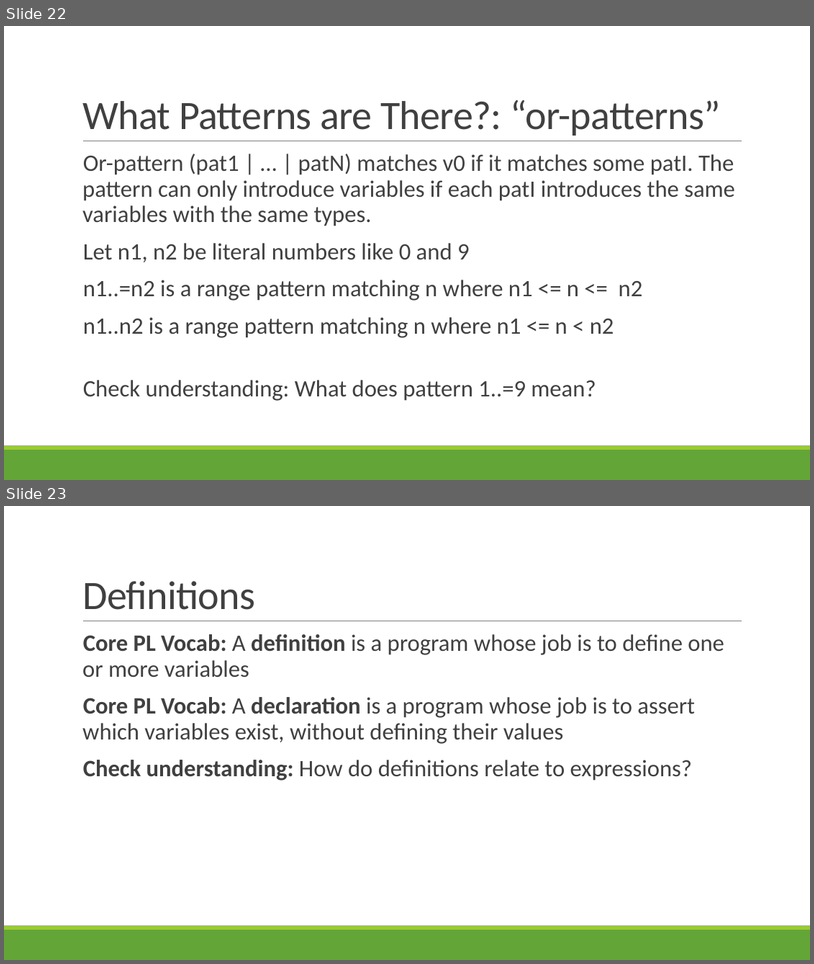
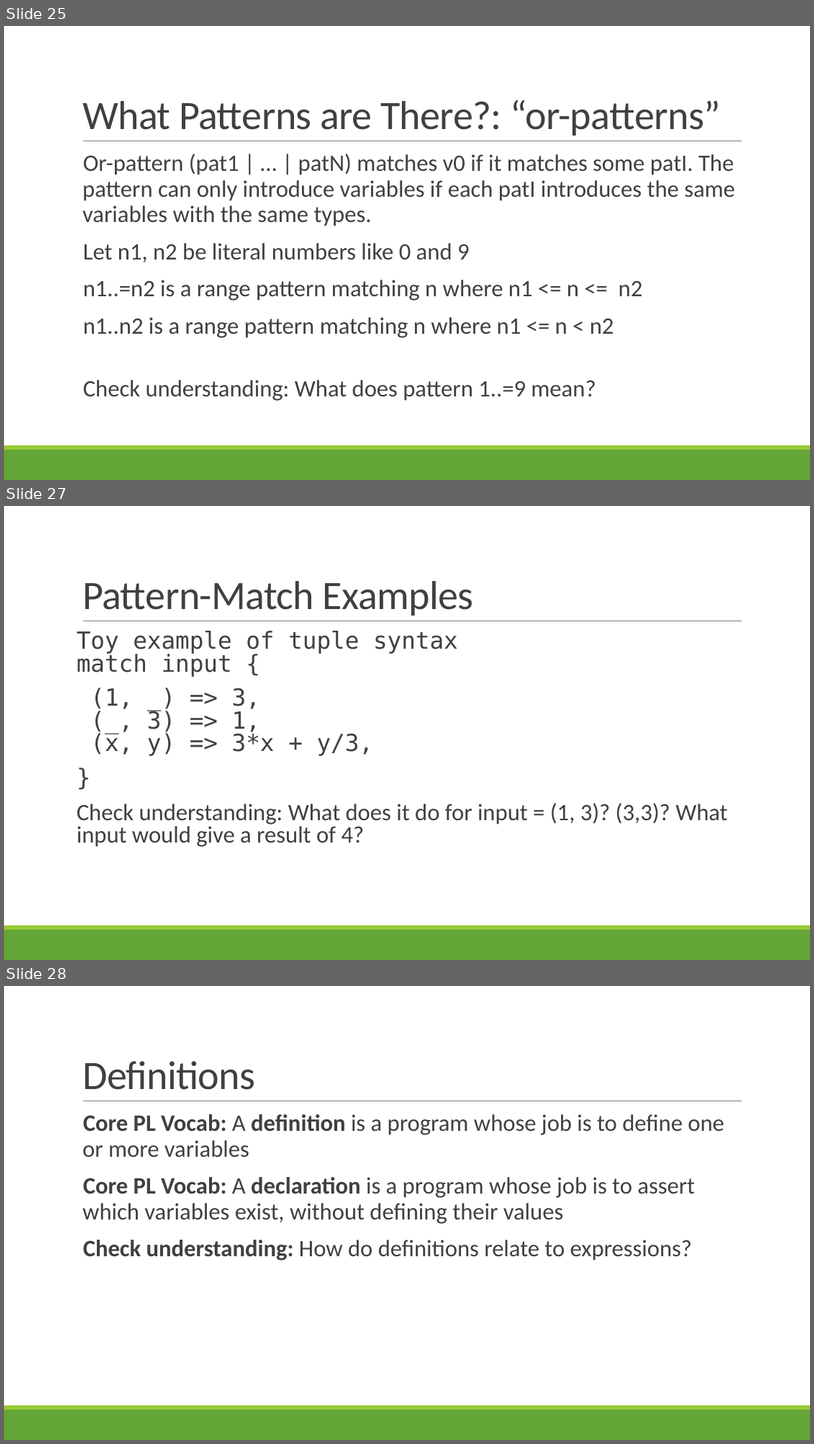
Before and after one commit to rbohrer/pl-course, a slide deck: LectureSlides/02Rust.pptx. Shown one above the other, each under a label of ours: slides 22 and 23 before the commit, slides 25, 27 and 28 after it; the slides between them are not shown. The pictures are 814x964 and 814x1444 pixels, drawn with LibreOffice and Linux fonts; fonts in the diff are those of the drawing. Boxes give left, top, right and bottom in pixels: in the first picture for what was removed or moved away, otherwise in the second. Text is boxed around its words. In the diff, an @@ line names an element or a change of style, - is before the commit and + after.

Commit message:
Added a bit of examples to lecture 2

```diff
--- a/LectureSlides/02Rust.pptx
+++ b/LectureSlides/02Rust.pptx
@@ slide 27 added at <box>4,506,810,960</box>, background #FFFFFF; not listed: 3 template elements that a slide beside it also shows @@
@@ title added at <box>82,581,474,615</box>, 48 pt, text #404040 @@
+Pattern-Match Examples
@@ text added at <box>77,631,728,847</box>, 28 pt, text #404040 @@
+Toy example of tuple syntax
+match input {
+(1, _) => 3,
+(_, 3) => 1,
+(x, y) => 3*x + y/3,
+}
+Check understanding: What does it do for input = (1, 3)? (3,3)? What input would give a result of 4?
@@ what was slide 22 is now slide 25 @@
@@ what was slide 23 is now slide 28 @@
```
Also in this commit, not shown: 3 slides changed, 4 other slides added.
